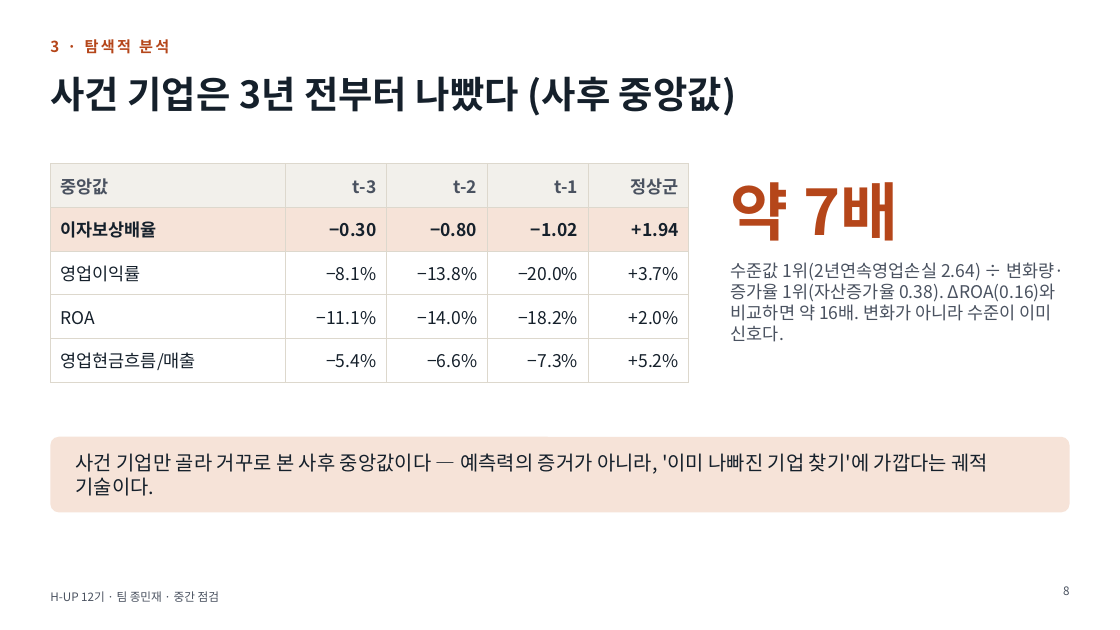
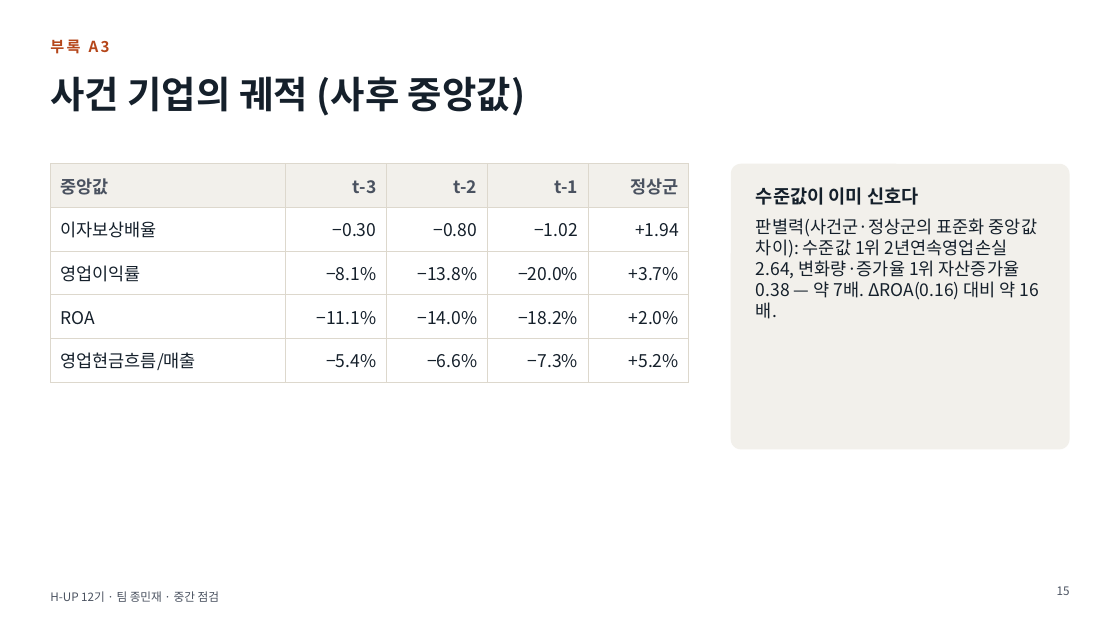
Before and after one commit to ejongmin/h-up-xai-project, a slide deck: slide 15 of 발표/중간점검_보고회.pptx (slide 8 before the commit). Drawn at 1120x630 pixels with LibreOffice and Linux fonts; fonts in the diff are those of the drawing. Boxes give left, top, right and bottom in pixels: in the first picture for what was removed or moved away, otherwise in the second. Text is boxed around its words. In the diff, an @@ line names an element or a change of style, - is before the commit and + after.

```diff
--- a/발표/중간점검_보고회.pptx
+++ b/발표/중간점검_보고회.pptx
@@ text at (x1=50, y1=39, x2=110, y2=54): text changed @@
-3 · 탐색적 분석
+부록 A3
@@ title at (x1=50, y1=76, x2=525, y2=116): text changed @@
-사건 기업은 3년 전부터 나빴다 (사후 중앙값)
+사건 기업의 궤적 (사후 중앙값)
@@ table at (x1=50, y1=164, x2=689, y2=374) @@
@@ fill #F6E3D8 to #FFFFFF in row 2 @@
@@ bold off in "이자보상배율", "−0.30", "−0.80", "−1.02" and 1 more places @@
@@ rounded rectangle added at (x1=731, y1=164, x2=1070, y2=450), fill #F2F0EB @@
@@ text removed at (x1=731, y1=182, x2=898, y2=241) @@
-약 7배
@@ text at (x1=756, y1=187, x2=1037, y2=300): text changed; text colour #4A5260 to #15202B @@
-수준값 1위(2년연속영업손실 2.64) ÷ 변화량·증가율 1위(자산증가율 0.38). ΔROA(0.16)와 비교하면 약 16배. 변화가 아니라 수준이 이미 신호다.
+수준값이 이미 신호다
+판별력(사건군·정상군의 표준화 중앙값 차이): 수준값 1위 2년연속영업손실 2.64, 변화량·증가율 1위 자산증가율 0.38 — 약 7배. ΔROA(0.16) 대비 약 16배.
@@ rounded rectangle removed at (x1=50, y1=437, x2=1070, y2=513) @@
@@ text removed at (x1=76, y1=453, x2=988, y2=496) @@
-사건 기업만 골라 거꾸로 본 사후 중앙값이다 — 예측력의 증거가 아니라, '이미 나빠진 기업 찾기'에 가깝다는 궤적 기술이다.
@@ page number at (x1=1057, y1=586, x2=1070, y2=595): text changed @@
-8
+15
```
Also in this commit, not shown: 11 other slides changed, 4 slides added, 1 slide removed, 3 other files.
